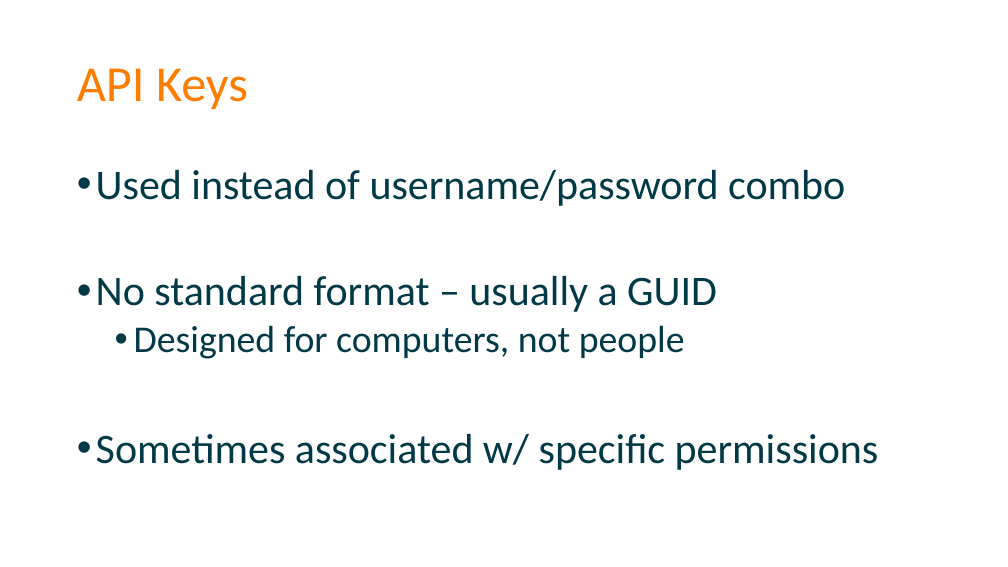
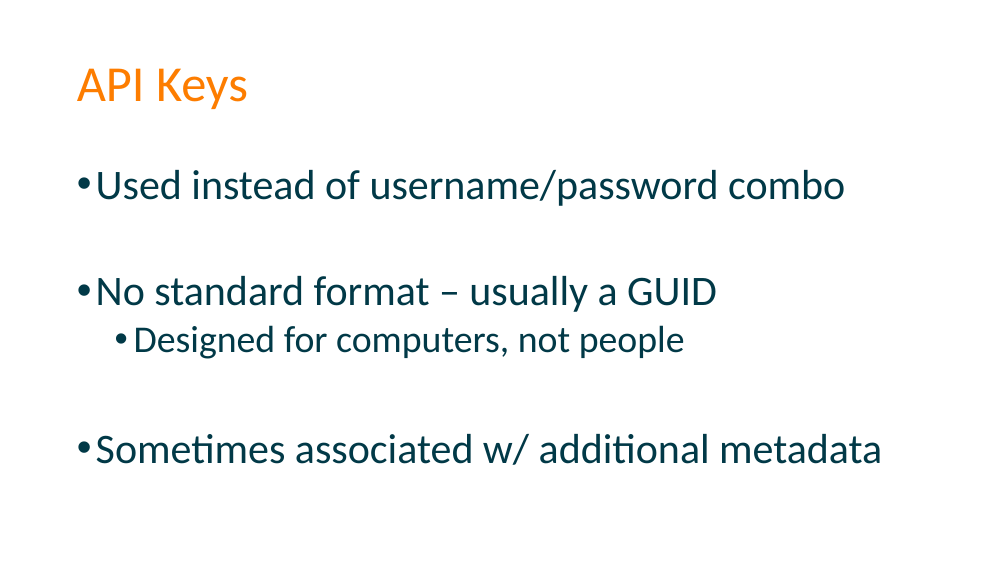
Before and after one commit to spetryjohnson/Securing-Your-API-Endpoints, a slide deck: slide 28 of Securing Your API Endpoints.pptx (slide 27 before the commit). Drawn at 1008x567 pixels with LibreOffice and Linux fonts; fonts in the diff are those of the drawing. Boxes give left, top, right and bottom in pixels: in the first picture for what was removed or moved away, otherwise in the second. Text is boxed around its words. In the diff, an @@ line names an element or a change of style, - is before the commit and + after.

```diff
--- a/Securing Your API Endpoints.pptx
+++ b/Securing Your API Endpoints.pptx
@@ text at bbox=[96, 434, 882, 465]: text changed @@
-• Sometimes associated w/ specific permissions
+• Sometimes associated w/ additional metadata
```
Also in this commit, not shown: 8 other slides changed, 2 slides added, 1 slide removed, 1 other file.
